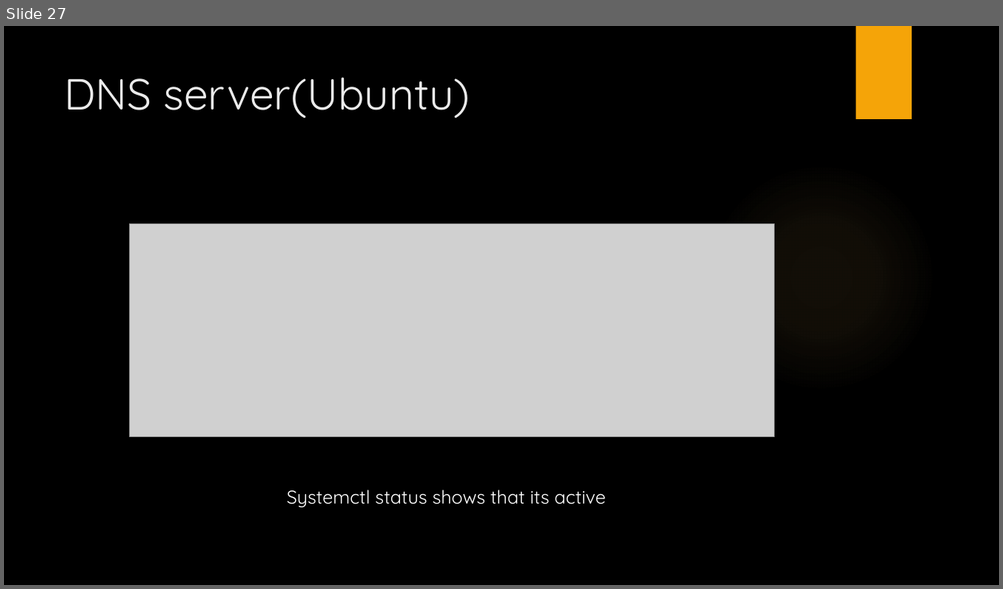
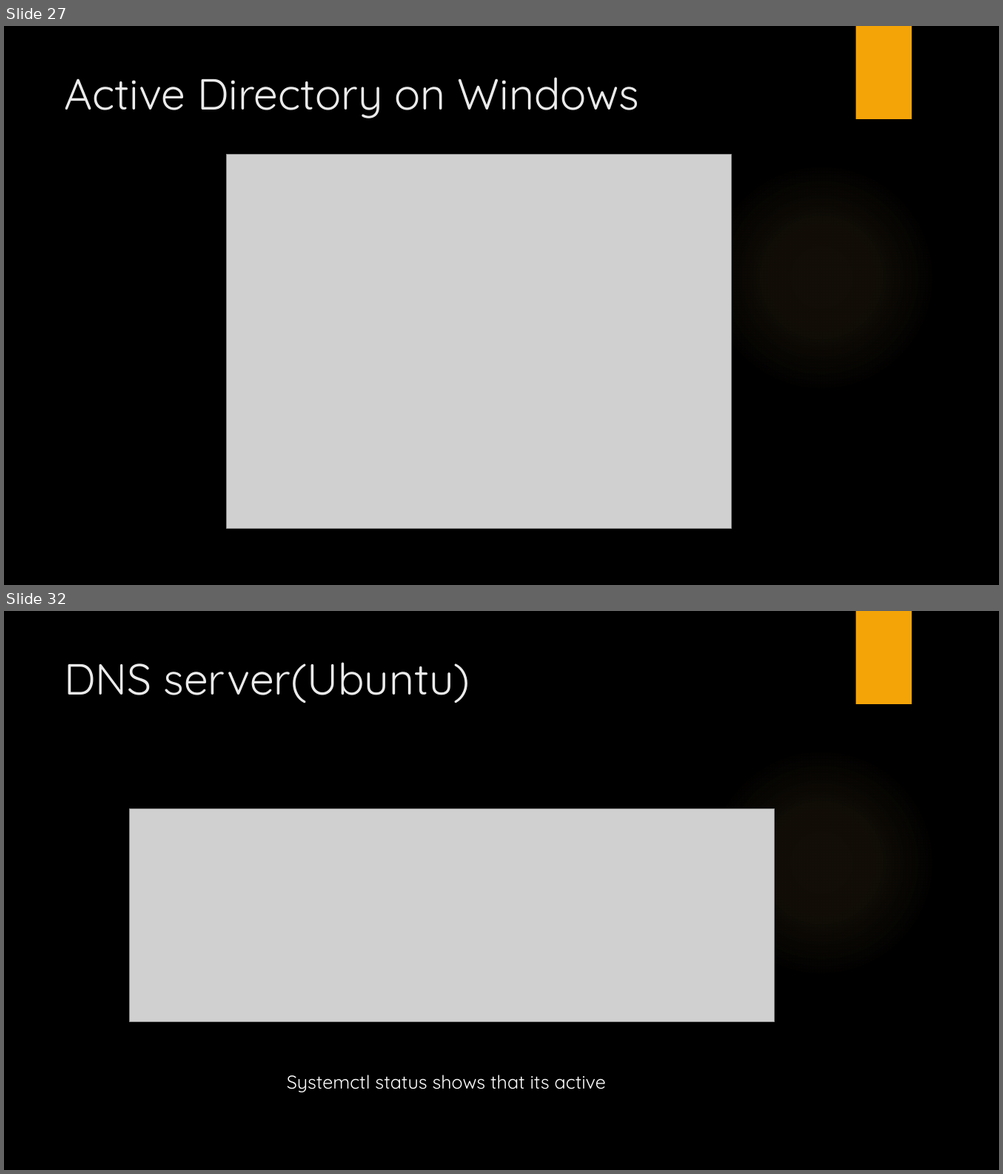
Before and after one commit to LajkaK2006/BorsodNet, a slide deck: BorsodNet.pptx. Shown one above the other, each under a label of ours: slide 27 before the commit, slides 27 and 32 after it; the slides between them are not shown. The pictures are 1003x589 and 1003x1174 pixels, drawn with LibreOffice and Linux fonts; fonts in the diff are those of the drawing; grey boxes stand for pictures; background and template pictures are left out. Boxes give left, top, right and bottom in pixels: in the first picture for what was removed or moved away, otherwise in the second. Text is boxed around its words. In the diff, an @@ line names an element or a change of style, - is before the commit and + after.

```diff
--- a/BorsodNet.pptx
+++ b/BorsodNet.pptx
@@ slide 27 added at box(4, 26, 999, 585), background picture (left out); not listed: 2 template elements that a slide beside it also shows @@
@@ title added at box(64, 77, 639, 118), 42 pt, text #EBEBEB @@
+Active Directory on Windows
@@ picture added at box(226, 154, 731, 529) @@
@@ what was slide 27 is now slide 32 @@
```
Also in this commit, not shown: 2 slides changed, 4 other slides added.
